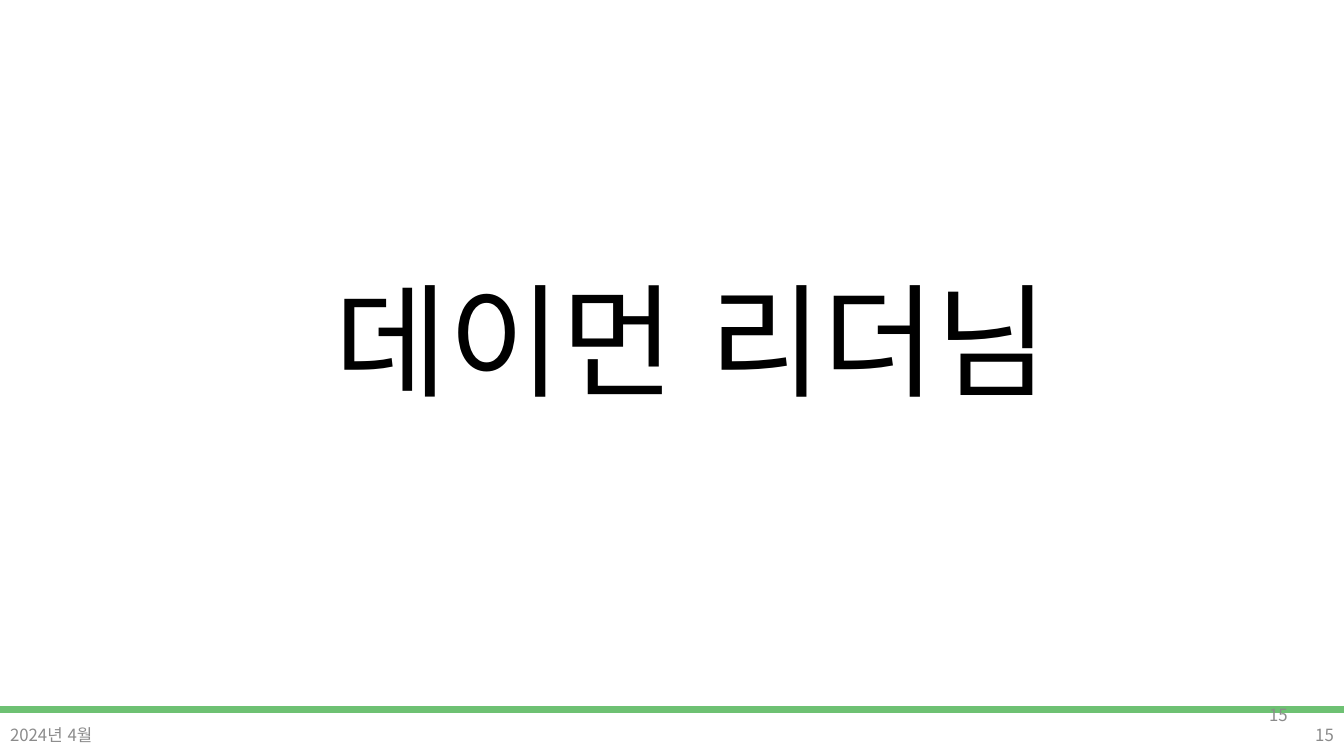
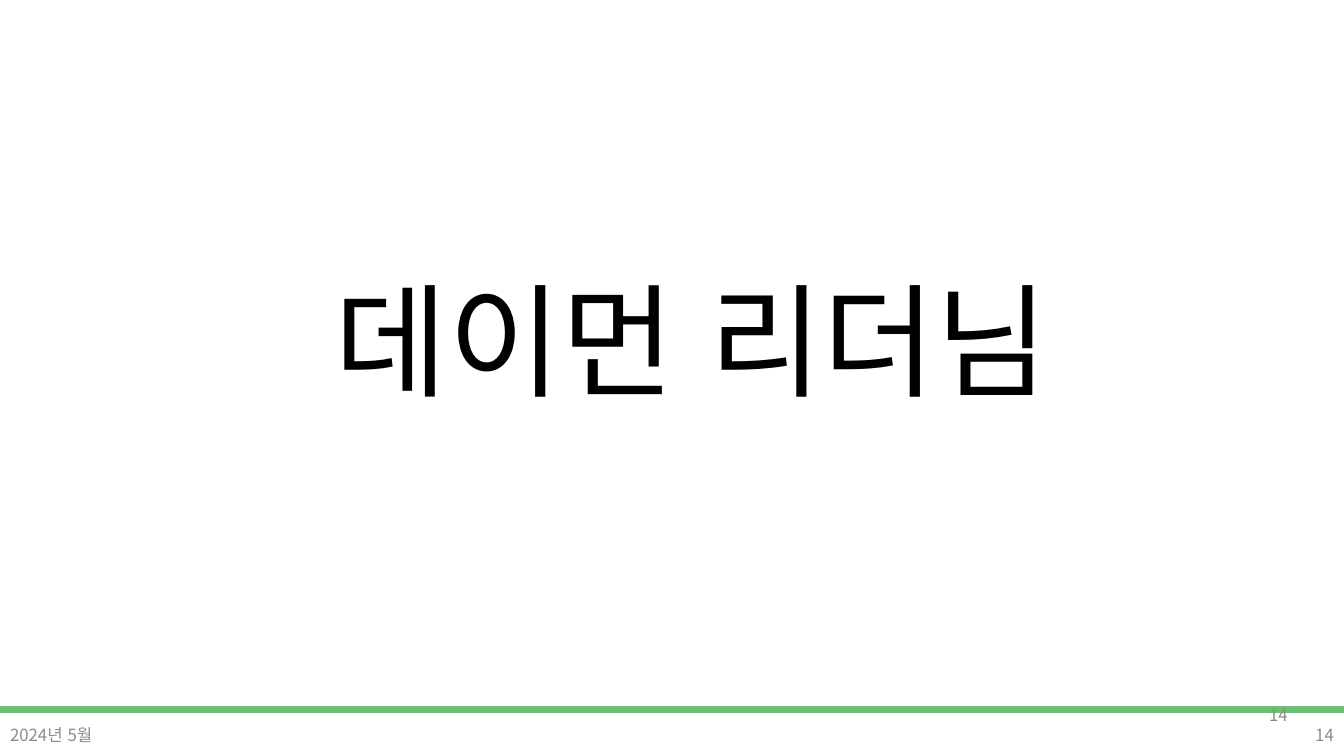
Before and after one commit to DevDamon0527/SeSAC_Yeongdeungpo_Campus_6th, a slide deck: slide 14 of material/[SeSAC_YDP_6] 01_ot,git.pptx (slide 15 before the commit). Drawn at 1344x756 pixels with LibreOffice and Linux fonts; fonts in the diff are those of the drawing; background and template pictures are left out. Boxes give left, top, right and bottom in pixels: in the first picture for what was removed or moved away, otherwise in the second. Text is boxed around its words. In the diff, an @@ line names an element or a change of style, - is before the commit and + after.

```diff
--- a/material/[SeSAC_YDP_6] 01_ot,git.pptx
+++ b/material/[SeSAC_YDP_6] 01_ot,git.pptx
@@ page number at bbox=[1269, 706, 1288, 721]: text changed @@
-15
+14
@@ text at bbox=[10, 727, 93, 742]: text changed @@
-2024년 4월
+2024년 5월
@@ page number at bbox=[1315, 729, 1334, 741]: text changed @@
-15
+14
```
Also in this commit, not shown: 29 other slides changed, 5 slides added, 4 slides removed.
